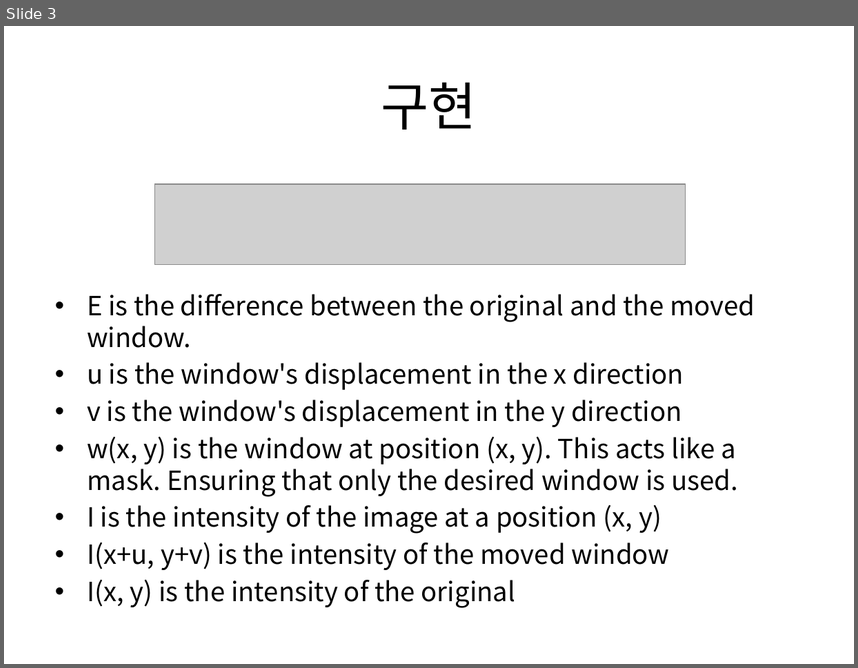
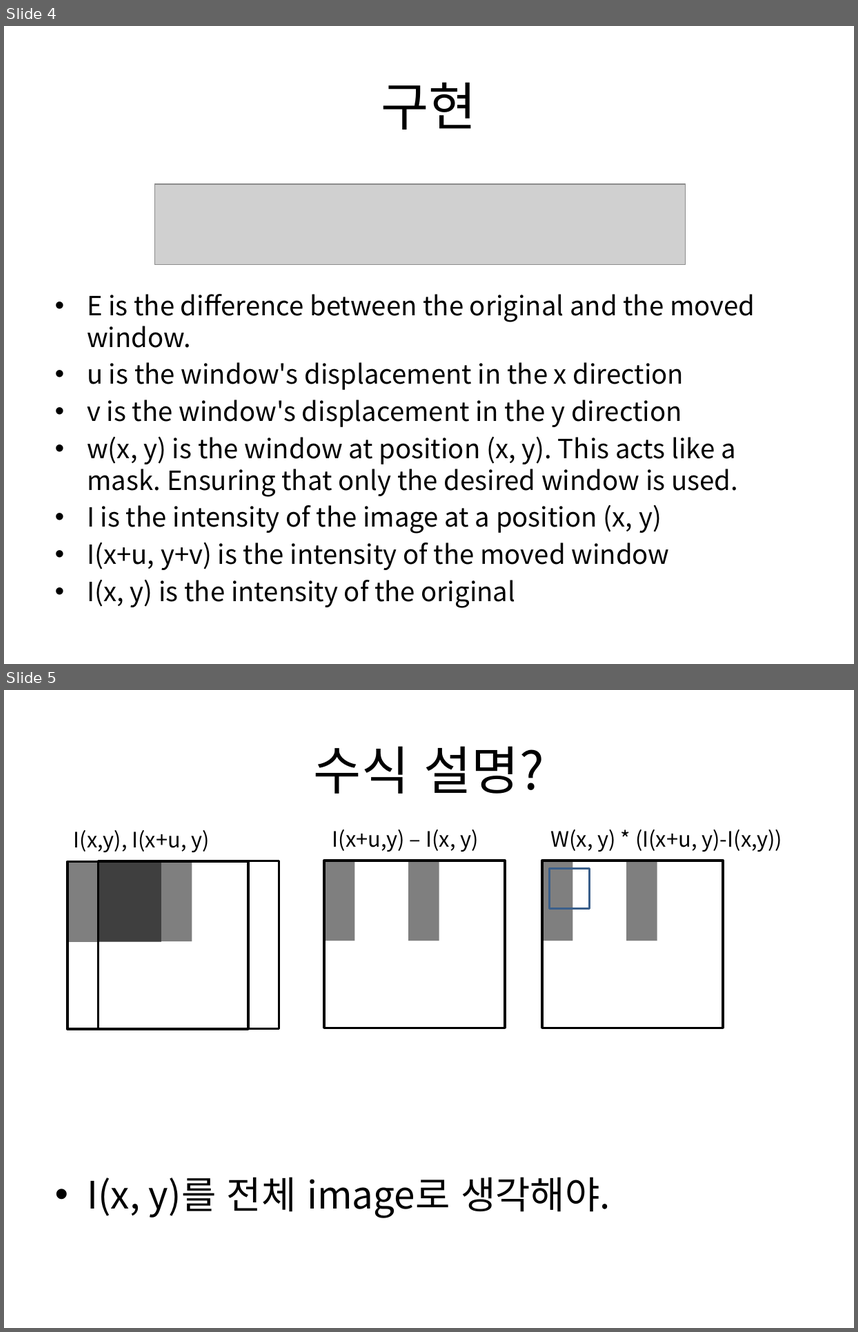
Before and after one commit to boy1089/MyProject, a slide deck: Harris corner detector/새 Microsoft Office PowerPoint 프레젠테이션.pptx. Shown one above the other, each under a label of ours: slide 3 before the commit, slides 4 and 5 after it. The pictures are 858x668 and 858x1332 pixels, drawn with LibreOffice and Linux fonts; fonts in the diff are those of the drawing; grey boxes stand for pictures. Boxes give left, top, right and bottom in pixels: in the first picture for what was removed or moved away, otherwise in the second. Text is boxed around its words. In the diff, an @@ line names an element or a change of style, - is before the commit and + after.

```diff
--- a/Harris corner detector/새 Microsoft Office PowerPoint 프레젠테이션.pptx
+++ b/Harris corner detector/새 Microsoft Office PowerPoint 프레젠테이션.pptx
@@ slide 5 added at (x1=4, y1=690, x2=854, y2=1328), background #FFFFFF @@
@@ title added at (x1=314, y1=746, x2=544, y2=793), 44 pt, text #000000 @@
+수식 설명?
@@ text added at (x1=74, y1=830, x2=209, y2=852), 18 pt, text #000000 @@
+I(x,y), I(x+u, y)
@@ text added at (x1=332, y1=829, x2=479, y2=851), 18 pt, text #000000 @@
+I(x+u,y) – I(x, y)
@@ text added at (x1=550, y1=829, x2=782, y2=851), 18 pt, text #000000 @@
+W(x, y) * (I(x+u, y)-I(x,y))
@@ rectangle added at (x1=67, y1=862, x2=249, y2=1029), outline #000000 2 pt @@
@@ rectangle added at (x1=67, y1=862, x2=161, y2=942), fill #000000 at 50% opacity @@
@@ rectangle added at (x1=99, y1=861, x2=279, y2=1028), outline #000000 2 pt @@
@@ rectangle added at (x1=99, y1=861, x2=192, y2=940), fill #000000 at 50% opacity @@
@@ rectangle added at (x1=324, y1=860, x2=506, y2=1027), outline #000000 2 pt @@
@@ rectangle added at (x1=324, y1=860, x2=355, y2=940), fill #000000 at 50% opacity @@
@@ rectangle added at (x1=408, y1=860, x2=439, y2=940), fill #000000 at 50% opacity @@
@@ rectangle added at (x1=542, y1=860, x2=723, y2=1027), outline #000000 2 pt @@
@@ rectangle added at (x1=542, y1=860, x2=573, y2=940), fill #000000 at 50% opacity @@
@@ rectangle added at (x1=550, y1=869, x2=590, y2=909), outline #3A5F8C 2 pt @@
@@ rectangle added at (x1=626, y1=860, x2=657, y2=940), fill #000000 at 50% opacity @@
@@ text added at (x1=87, y1=1176, x2=611, y2=1218), 32 pt, text #000000 @@
+• I(x, y)를 전체 image로 생각해야.
@@ what was slide 3 is now slide 4 @@
```
Also in this commit, not shown: 2 slides changed, 7 other slides added, 3 slides removed, 5 other files.
